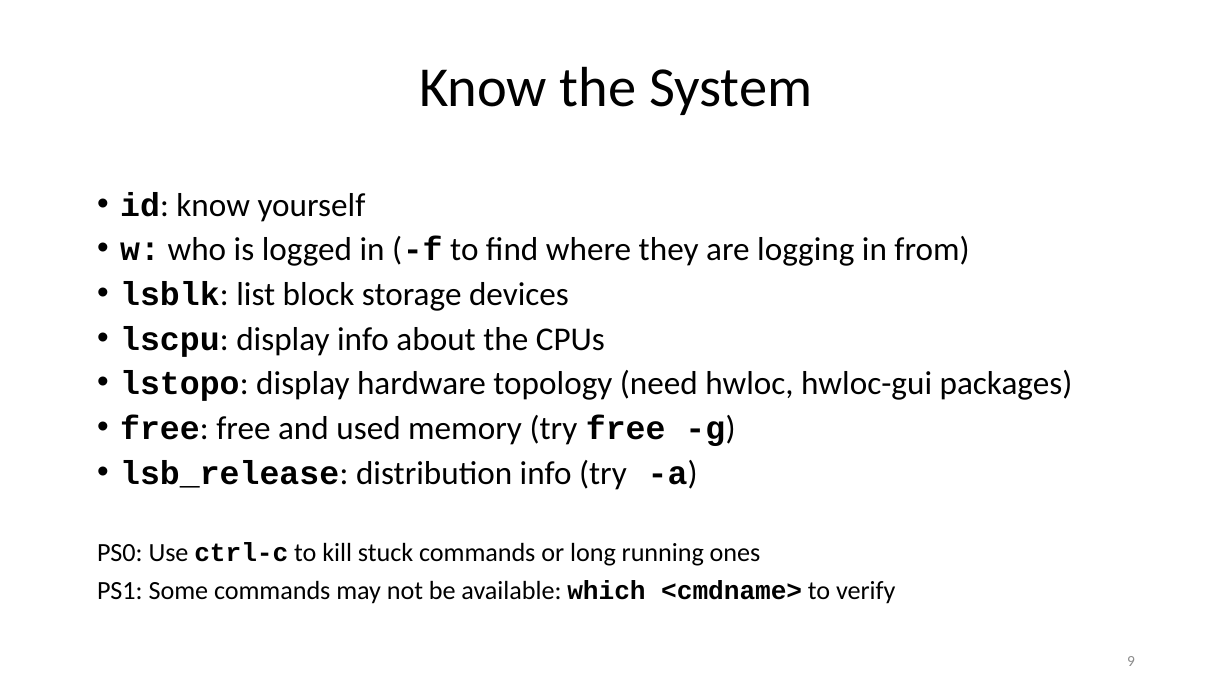
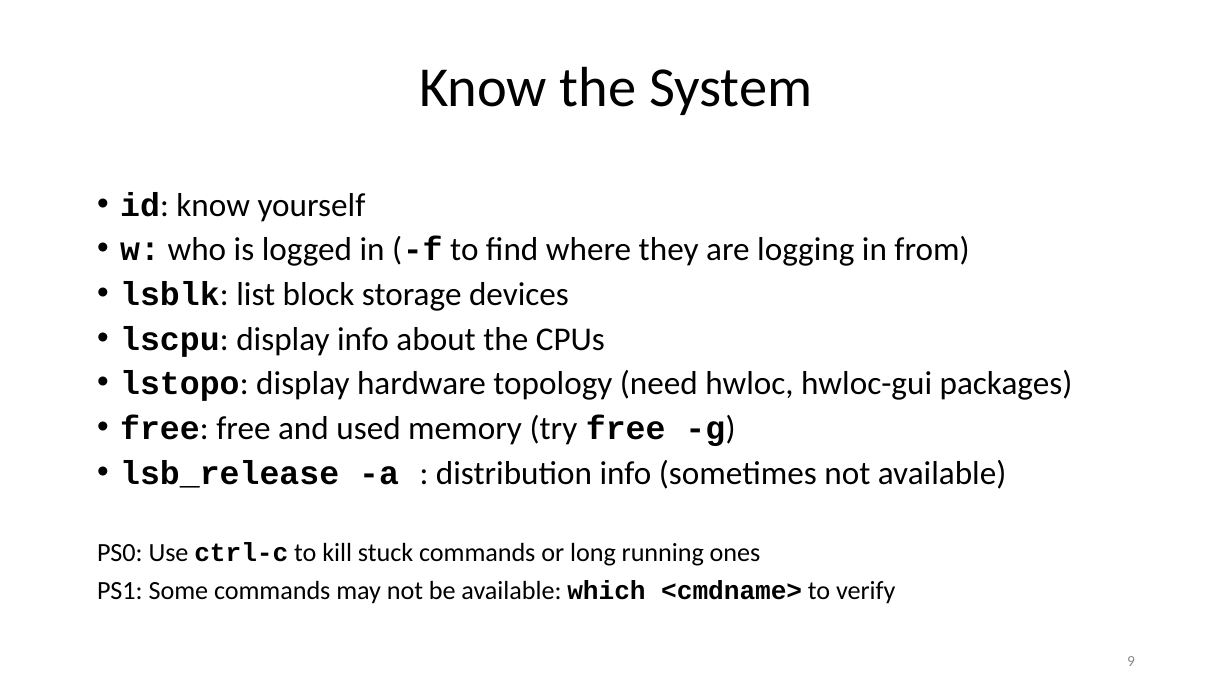
Before and after one commit to ketancmaheshwari/lisa19, a slide deck: slide 9 of lpt_LISA.pptx. Drawn at 1232x693 pixels with LibreOffice and Linux fonts; fonts in the diff are those of the drawing. Boxes give left, top, right and bottom in pixels: in the first picture for what was removed or moved away, otherwise in the second. Text is boxed around its words. In the diff, an @@ line names an element or a change of style, - is before the commit and + after.

```diff
--- a/lpt_LISA.pptx
+++ b/lpt_LISA.pptx
@@ text at (120, 460, 1006, 489): text changed @@
-• lsb_release: distribution info (try -a)
+• lsb_release -a : distribution info (sometimes not available)
```
Also in this commit, not shown: 19 other slides changed, 1 other file.
